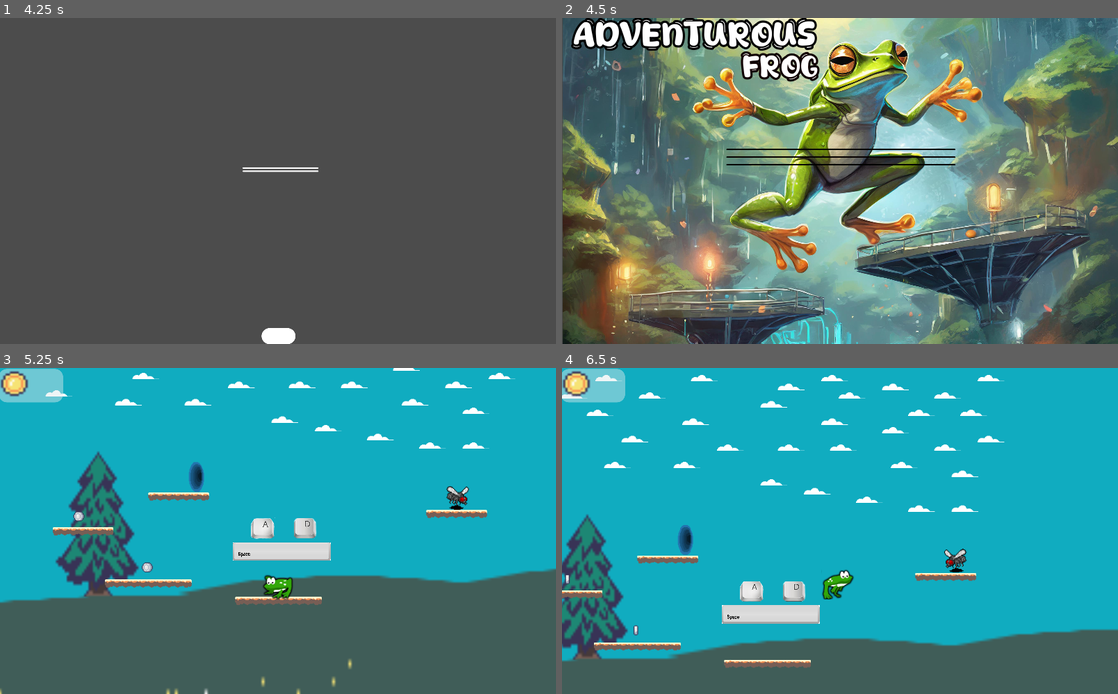
Above: before the commit, frames 1-4 (two rows, left to right).
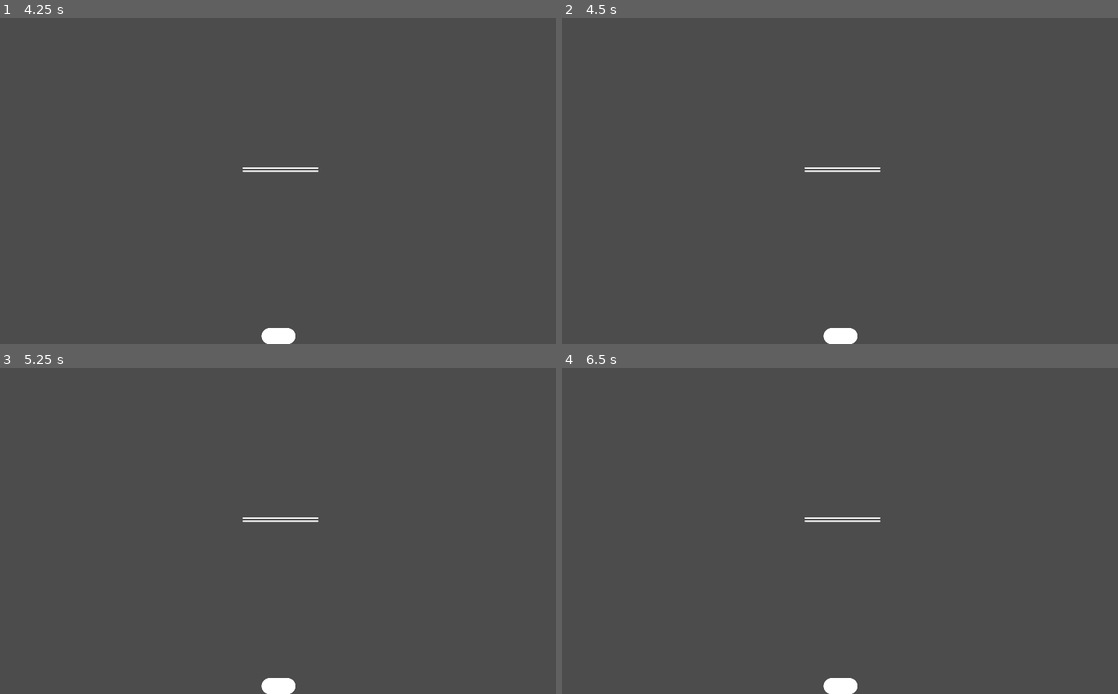
Above: after the commit, the same moments.

Repository: gabymuise/AdventurousFrog
Game: Godot game, scene res://Main/Menu.tscn
Two runs of this game, one before a commit and one after it. Both use one fixed random seed, a clock stepped at 60 frames per second and the inputs below.
Inputs (mouse positions are in pixels of both pictures, inside the frame that each line leads up to):
- Up to frame 1 (4.25 s): click "SETTING" at 0.5 s; click "VIDEO" at 1.25 s; click "BACK" at 2 s; click "AUDIO" at 2.75 s; click "BACK" at 3.5 s
- Up to frame 2 (4.5 s): click "BACK" at 4.25 s
- Up to frame 3 (5.25 s): click (278, 498) at 5 s, where only the run before the commit has a clickable "PLAY"
- Up to frame 4 (6.5 s): hold D (ui_right) from 5.78 s (still down); tap Space (jump) at 6.02 s

Frame 1 is identical in both runs. In frame 2, 84% of the frame differs, in the area x 0-100%, y 0-100%; in frame 3, 67%; in frame 4, 85%.

Commit message:
Setting mejorado

Diff:
--- a/Enemy/EnemyRobot.tscn
+++ b/Enemy/EnemyRobot.tscn
@@ -49,7 +49,7 @@
 scale = Vector2( 1.37305, 1.36719 )
 frames = SubResource( 8 )
 animation = "move"
-frame = 2
+frame = 1
 playing = true
 
 [node name="CollisionShape2D" type="CollisionShape2D" parent="."]
--- a/Main/MenuPause.gd
+++ b/Main/MenuPause.gd
@@ -1,15 +1,14 @@
+# res://Main/MenuPause.gd
 extends Control
 
 onready var menu = $Menu  # Referencia al nodo del menú
 
 func _ready():
-	visible = false
-
+	visible = false  # Inicialmente oculto
 
 func _input(event):
 	if event.is_action_pressed("pause"):
 		toggle_pause()
-
 
 func toggle_pause():
 	if get_tree().paused:
@@ -22,13 +21,13 @@
 func _on_start_pressed():
 	toggle_pause()
 
-
 func _on_settings_pressed():
-	# Cargar la escena de Settings
+	# Guarda la escena actual antes de cambiar
+	GlobalState.previous_scene = get_tree().current_scene.filename
 	toggle_pause()
 	get_tree().change_scene("res://Main/Setting.tscn")
 
-# Salir del juego y volver al menú principal
 func _on_exit_pressed():
 	toggle_pause()
+	GlobalState.previous_scene = ""  # Reinicia la escena anterior
 	get_tree().change_scene("res://Main/Menu.tscn")
--- a/Main/Setting.gd
+++ b/Main/Setting.gd
@@ -1,3 +1,4 @@
+# res://Main/Setting.gd
 extends Control
 
 onready var setting = $Setting
@@ -6,10 +7,19 @@
 	visible = true
 
 func _on_Video_pressed():
+	# Guarda la escena actual antes de cambiar
+	GlobalState.previous_scene = get_tree().current_scene.filename
 	get_tree().change_scene("res://Main/Video.tscn")
 
 func _on_Audio_pressed():
+	# Guarda la escena actual antes de cambiar
+	GlobalState.previous_scene = get_tree().current_scene.filename
 	get_tree().change_scene("res://Main/Audio.tscn")
 
 func _on_Back_pressed():
-	get_tree().change_scene("res://Main/Menu.tscn")
+	# Cambia a la escena guardada
+	if GlobalState.previous_scene:
+		get_tree().change_scene(GlobalState.previous_scene)
+	else:
+		# Si no hay escena guardada, vuelve al menú principal
+		get_tree().change_scene("res://Main/Menu.tscn")
--- /dev/null
+++ b/Singleton/GlobalState.gd
@@ -0,0 +1,8 @@
+# res://Singleton/GlobalState.gd
+extends Node
+
+# Variable para almacenar la escena anterior
+var previous_scene : String = ""
+
+func _ready():
+	pass
--- a/Worlds/World2.tscn
+++ b/Worlds/World2.tscn
@@ -14,7 +14,6 @@
 [ext_resource path="res://Main/MenuPause.tscn" type="PackedScene" id=12]
 [ext_resource path="res://Worlds/Portal.tscn" type="PackedScene" id=13]
 [ext_resource path="res://Worlds/level.gd" type="Script" id=14]
-[ext_resource path="res://Enemy/EnemyRobot.tscn" type="PackedScene" id=15]
 
 [sub_resource type="ConvexPolygonShape2D" id=8]
 points = PoolVector2Array( 0, 0, 16, 0, 16, 16, 0, 16 )
@@ -212,6 +211,7 @@
 [node name="World" type="Node2D"]
 position = Vector2( 513, 303 )
 script = ExtResource( 14 )
+nextLevel = 2
 
 [node name="WaterA8Frames" type="Sprite" parent="."]
 position = Vector2( 608, -613 )
@@ -268,9 +268,6 @@
 [node name="EnemyBlowfly" parent="." instance=ExtResource( 11 )]
 position = Vector2( 75, -5 )
 
-[node name="EnemyRobot" parent="." instance=ExtResource( 15 )]
-position = Vector2( -308, 108 )
-
 [node name="Player" parent="." instance=ExtResource( 7 )]
 position = Vector2( 13, 224 )
 
--- a/Worlds/World3.tscn
+++ b/Worlds/World3.tscn
@@ -14,6 +14,7 @@
 [ext_resource path="res://Main/MenuPause.tscn" type="PackedScene" id=12]
 [ext_resource path="res://Worlds/Portal.tscn" type="PackedScene" id=13]
 [ext_resource path="res://Worlds/level.gd" type="Script" id=14]
+[ext_resource path="res://Enemy/EnemyRobot.tscn" type="PackedScene" id=15]
 
 [sub_resource type="ConvexPolygonShape2D" id=8]
 points = PoolVector2Array( 0, 0, 16, 0, 16, 16, 0, 16 )
@@ -249,13 +250,13 @@
 position = Vector2( -224, 202 )
 
 [node name="Coin2" parent="." instance=ExtResource( 8 )]
-position = Vector2( -350, 108 )
+position = Vector2( -310, 108 )
 
 [node name="Coin3" parent="." instance=ExtResource( 8 )]
 position = Vector2( 24, 5 )
 
 [node name="Coin4" parent="." instance=ExtResource( 8 )]
-position = Vector2( -167, 126 )
+position = Vector2( -167, 45 )
 
 [node name="Area2D" type="Area2D" parent="."]
 position = Vector2( 506, 292 )
@@ -267,6 +268,9 @@
 
 [node name="EnemyBlowfly" parent="." instance=ExtResource( 11 )]
 position = Vector2( 75, -5 )
+
+[node name="EnemyRobot" parent="." instance=ExtResource( 15 )]
+position = Vector2( -310, 108 )
 
 [node name="Player" parent="." instance=ExtResource( 7 )]
 position = Vector2( 13, 224 )
--- a/project.godot
+++ b/project.godot
@@ -12,6 +12,10 @@
 
 config/name="Adventurous Frog"
 run/main_scene="res://Main/Menu.tscn"
+
+[autoload]
+
+GlobalState="*res://Singleton/GlobalState.gd"
 
 [display]
 
Not shown: 1 places in Worlds/World2.tscn that only renumber resources
Not shown: 1 places in Worlds/World3.tscn that only renumber resources
